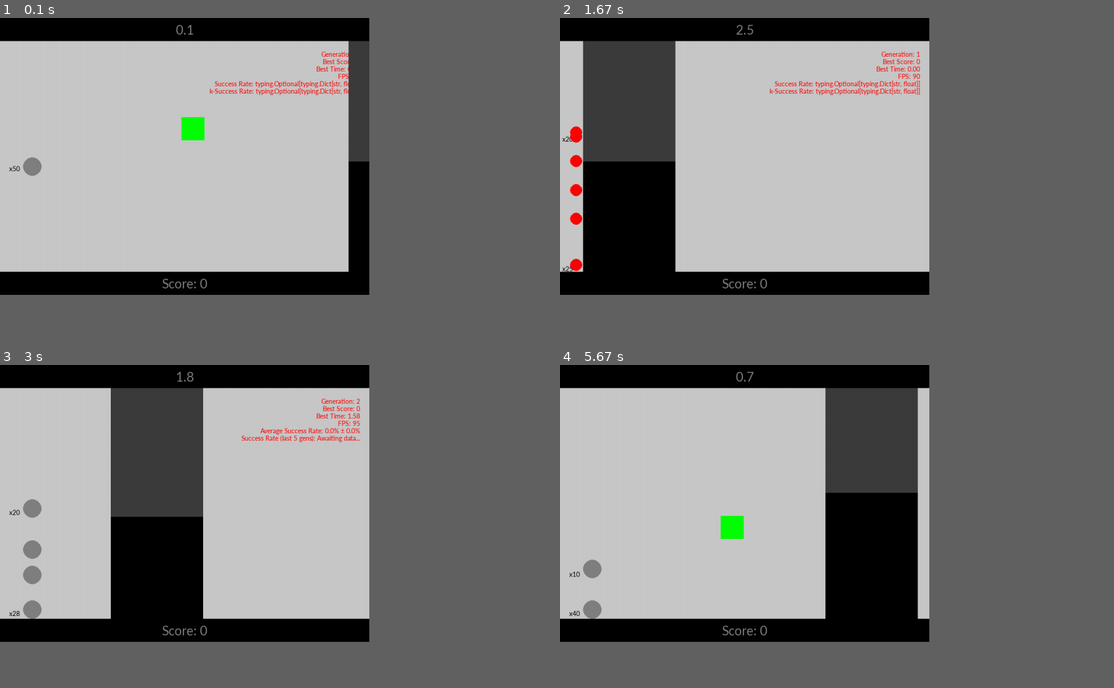
Above: before the commit, frames 1-4 (two rows, left to right).
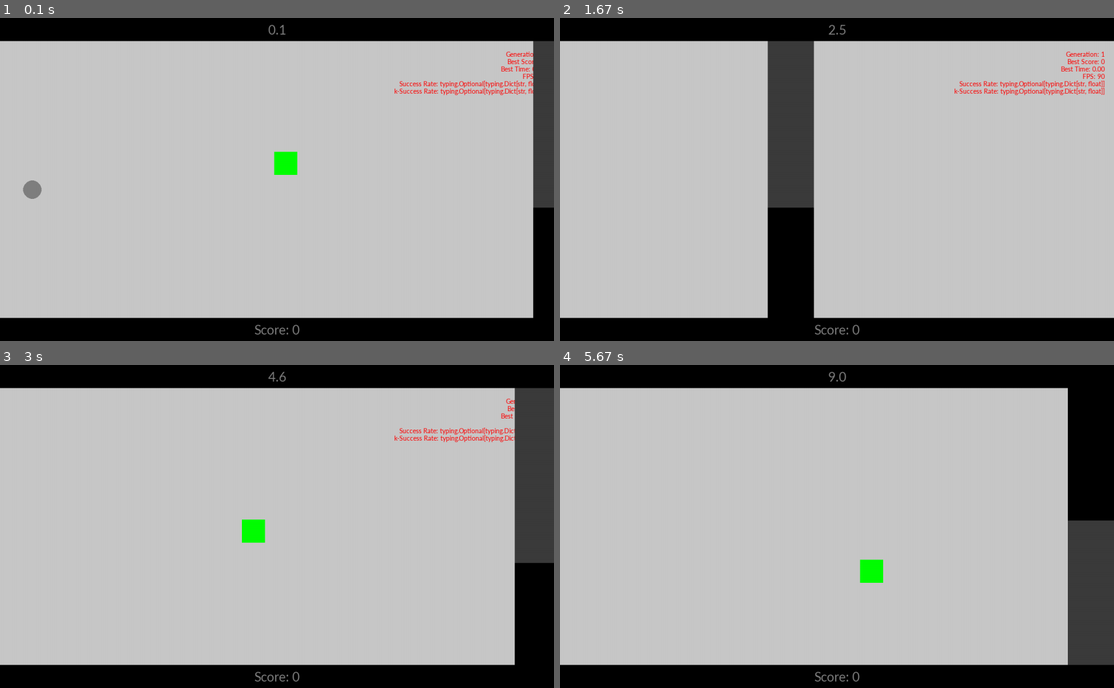
Above: after the commit, the same moments.

Repository: philmuri/GA-project
Game: pygame game, started from src/main.py
Same seed, same stepped clock (60 frames per second), same inputs: the game is played once before the commit and once after it.
Inputs:
- Up to frame 1 (0.1 s): no input
- Up to frame 2 (1.67 s): tap Enter at 0.33 s
- Up to frame 3 (3 s): tap E at 1.67 s
- Up to frame 4 (5.67 s): tap I at 3 s; tap Space at 4.33 s; tap E at 4.67, 5, 5.4 s
In our replay, the window is 600x450 before the commit and 900x525 after it. These sizes can differ from the game's own. Grey fills any space a smaller window leaves; there, only what the larger window draws over its background counts as a difference.

The runs differ from the first frame. In frame 1, 23% of the frame differs, in the area x 0-100%, y 0-100%; in frame 2, 34%; in frame 3, 34%; in frame 4, 34%.

Commit message:
fix: revamped the NN vision, removed one of the input parameters, made ground dangerous

Diff:
--- a/src/common/key.py
+++ b/src/common/key.py
@@ -1,14 +1,15 @@
 import pygame as pg
 import numpy as np
-from src.common.settings import KEY_COLOR, KEY_SIZE, PLAYER_START_POS, HEIGHT, WIDTH, BASE_HEIGHT, OBSTACLE_SPEED
+from src.common.settings import KEY_COLOR, KEY_SIZE, HEIGHT, WIDTH, OBSTACLE_SPEED
 from src.common.obstacle import Obstacle
 
 
 class Key():
     def __init__(self) -> None:
-        self.x = np.random.randint(PLAYER_START_POS + 100, WIDTH - 100)
-        self.y = np.random.randint(BASE_HEIGHT + 50, HEIGHT - BASE_HEIGHT - 50)
         self.size = KEY_SIZE
+        # key spawns randomly in the inner 33% part of screen dimensions
+        self.x = np.random.randint(WIDTH // 3, 2 * WIDTH // 3)
+        self.y = np.random.randint(HEIGHT // 3, 2 * HEIGHT // 3)
         self.is_collected = False
 
     def draw(self, screen) -> None:
--- a/src/common/player.py
+++ b/src/common/player.py
@@ -2,7 +2,7 @@
 import random
 import time
 import pygame as pg
-from src.common.settings import PLAYER_RADIUS, PLAYER_COLOR, …(160 unchanged characters)… P_COOLDOWN, GAME_FPS, DECISION_THRESHOLD
+from src.common.settings import PLAYER_RADIUS, PLAYER_COLOR, …(160 unchanged characters)… P_COOLDOWN, GAME_FPS, DECISION_THRESHOLD, FITNESS_WEIGHT_SCORE, FITNESS_WEIGHT_KEYSCORE
 from src.common.obstacle import Obstacle
 from src.common.gate import Gate
 from src.common.key import Key
@@ -21,14 +21,16 @@
         self.init_time = time.time()
         self.time_alive = 0
         self.score = 0
-        self.is_AI = is_AI
+        self.keyscore = 0
+        self.is_AI = is_AI  # NOTE: bit silly to define as new attribute
         # AI-only attributes:
         if self.is_AI:
             self.dy_bottom = 0
             self.dy_top = 0
             self.dx = 0
-            self.dy_ground = 0
-            self.weights_input = np.random.normal(0, scale=0.1, size=(6, 4))
+            self.dy_key = 0
+            self.dx_key = 0
+            self.weights_input = np.random.normal(0, scale=0.1, size=(7, 4))
             self.weights_hidden = np.random.normal(0, scale=0.1, size=(4, 1))
 
     def draw(self, screen) -> None:
@@ -38,11 +40,11 @@
         else:
             self.animation(screen)
 
-    def update(self, obstacle: Obstacle, fps: int = GAME_FPS) -> None:
+    def update(self, obstacle: Obstacle, key: Key, fps: int = GAME_FPS) -> None:
         if self.is_alive:
             # If AI toggled, handle AI jumping
             if self.is_AI:
-                self.NN_update(obstacle)
+                self.NN_update(obstacle, key)
                 if self.NN_jump():
                     self.jump(fps)
         # Handle ground collision and gravity
@@ -74,13 +76,15 @@
                 dy = self.y - \
                     max(obstacle.y - obstacle.height, min(self.y, obstacle.y))
 
-        return (dx**2 + dy**2 < self.radius**2) or (self.y - self.radius <= BASE_HEIGHT)
+        return (dx**2 + dy**2 <= self.radius**2) or (self.y - self.radius <= BASE_HEIGHT) or (self.y + self.radius >= HEIGHT - BASE_HEIGHT)
 
     def is_touching(self, key: Key):
-        dx = self.x - \
-            max(key.x, min(self.x, key.x + key.size))
-        dy = self.y - max(key.y, min(self.y, key.y + key.size))
-        return (dx**2 + dy**2 <= self.radius**2)
+        if self.is_AI:
+            return (self.dx_key**2 + self.dy_key**2 <= self.radius**2)
+        else:
+            dx = self.x - max(key.x, min(self.x, key.x + key.size))
+            dy = self.y - max(key.y, min(self.y, key.y + key.size))
+            return (dx**2 + dy**2 <= self.radius**2)
 
     def animation(self, screen):
         if (self.x + self.radius >= 0) or self.radius >= 0:
@@ -92,12 +96,14 @@
             self.x = -self.radius
             self.is_animating = False
 
-    def NN_update(self, obstacle: Obstacle):
+    def NN_update(self, obstacle: Obstacle, key: Key):
         """
         Updates player distances to ceiling and obstacles (AI player vision)
         """
         self.dx = obstacle.x - self.x
-        self.dy_ground = HEIGHT - BASE_HEIGHT - self.y
+        self.dx_key = self.x - max(key.x, min(self.x, key.x + key.size))
+        self.dy_key = self.y - max(key.y, min(self.y, key.y + key.size))
+
         # NOTE: Think more about the stuff below. Draw sketch
         if obstacle.category == 'bottom':
             self.dy_top = self.y - BASE_HEIGHT
@@ -112,7 +118,8 @@
                  self.dx,
                  self.dy_bottom,
                  self.dy_top,
-                 self.dy_ground]
+                 self.dx_key,
+                 self.dy_key]
         hidden_layer_in = np.dot(genes, self.weights_input)
         hidden_layer_out = self.sigmoid(hidden_layer_in)
         output_layer_in = np.dot(hidden_layer_out, self.weights_hidden)
@@ -129,9 +136,6 @@
         self.is_alive = False
         self.is_animating = True
         self.time_alive = round(time.time() - self.init_time, 3)
-
-    def fitness(self):  # NOTE: unused
-        return self.time_alive
 
     def mutate(self):
         for nw in range(len(self.weights_input)):
@@ -150,3 +154,11 @@
         # NOTE: Consider if adaptive step-size / learning rate is possible
         learning_rate = MUTATION_SIZE * np.random.uniform(-0.25, 0.25)
         return learning_rate
+
+    def fitness(self):
+        # Returns the normalized weighted sum of performance metrics
+        # These include:
+        #   Score (essentially the normalized time alive)
+        #   Keys collected
+        # Player that collects the key is awarded more points
+        return (FITNESS_WEIGHT_SCORE * self.score + FITNESS_WEIGHT_KEYSCORE * self.keyscore)
--- a/src/common/settings.py
+++ b/src/common/settings.py
@@ -1,8 +1,8 @@
-# Constants: General
-WIDTH = 800
-HEIGHT = 600
+# - Constants: General -
+WIDTH = 1200
+HEIGHT = 700
 BASE_HEIGHT = 50
-OBSTACLE_WIDTH = 200
+OBSTACLE_WIDTH = 100
 OBSTACLE_HEIGHT_MIN = 200
 OBSTACLE_HEIGHT_MAX = 300
 BG_COLOR = (200, 200, 200)
@@ -20,8 +20,8 @@
 PLAYER_START_POS = 70
 PLAYER_START_HEIGHT = HEIGHT // 2
 PLAYER_RADIUS = 20
-# tied to GAME_FPS; actual cd is = PLAYER_JUMP_COOLDOWN when GAME_FPS = 60
-PLAYER_JUMP_COOLDOWN = 0.5
+# PLAYER_JUMP_COOLDOWN tied to GAME_FPS; actual cd is = PLAYER_JUMP_COOLDOWN when GAME_FPS = 60
+PLAYER_JUMP_COOLDOWN = 0.3
 PLAYER_COLOR = (128, 128, 128)
 PLAYER_DEATH_COLOR = (255, 0, 0)
 
@@ -30,22 +30,24 @@
 FONT_SIZE = 16
 FONT_TYPE = 'Calibri'
 
-# Constants: AI
-is_AI = True
+# - Constants: AI -
+is_AI = False
 MAX_GENERATIONS = 100
-POPULATION_SIZE = 50
+POPULATION_SIZE = 30
+# - Mutation & Crossover -
 MUTATION_CHANCE = 0.5  # mutation probability per weight
 MUTATION_SIZE = 0.5  # value of 1 gives up to +-0.25 to weights
 KEEP_PARENTS = 2
-# The sum of the following must be below 1
-# The remainder 1 - CROSSOVER_RATE - CROSS_GENERATION_RATE is for cloning and culling
 CROSSOVER_RATE = 0.3
 CROSS_GENERATION_RATE = 0.3
-# culling: number of generations before partly randomizing genes if no performance improvement since
-RESET_THRESHOLD = 10
-# threshold in range [0,1] to pass prediction for player to jump. determined empirically to achieve a
-# balance between cautiosness and aggressiveness in jumping
+# NOTE: The remainder 1 - CROSSOVER_RATE - CROSS_GENERATION_RATE is for cloning and culling
+RESET_THRESHOLD = 10  # partially reset population genes after some generations
+# - Other -
 DECISION_THRESHOLD = 0.5
+# NOTE: threshold in range [0,1] to pass prediction for player to jump. determined empirically to achieve a
+#   balance between cautiosness and aggressiveness in jumping
 LOSS_PENALTY = 1  # death/loss scaling relative to score points
-# Evaluation/performance metrics:
+# Evaluation metrics:
 EM_KSUCCESS = 5  # last k generations for jump success rate evaluation
+FITNESS_WEIGHT_SCORE = 1  # fitness weight for passing obstacle
+FITNESS_WEIGHT_KEYSCORE = 10  # fitness weight for collecting key
--- a/src/main.py
+++ b/src/main.py
@@ -266,7 +266,7 @@
             if c.is_AI:
                 display_overlaps(screen, population=population, min_overlaps=2)
                 for i, _ in enumerate(population):
-                    _.update(obstacle, fps=game_fps)
+                    _.update(obstacle=obstacle, key=key, fps=game_fps)
                     _.draw(screen)
                     if _.x >= + obstacle.x + obstacle.width and not obstacle_flags[i]:
                         _.score += 1
@@ -274,7 +274,7 @@
                     if _.score > gen_score:
                         gen_score = _.score
             else:
-                user_player.update(obstacle, fps=game_fps)
+                user_player.update(obstacle=obstacle, key=key, fps=game_fps)
                 user_player.draw(screen)
             obstacle.draw(screen)
             gate.draw(screen)
@@ -305,6 +305,9 @@
                     else:
                         game_running = False
             else:
+                if user_player.is_touching(key):
+                    key.is_collected = True
+                    gate.is_open = True
                 if user_player.is_colliding(obstacle=obstacle, gate=gate):
                     user_player.kill()
                     if user_player.is_animating:
@@ -407,10 +410,10 @@
 
 """
 List of things to add:
+- (0!) New performance metric: Keys collected by player. Incorporate this in the now multi-objective fitness function in Player class
 - (1) Storing dictionairy data as .csv before quitting game, along with a copy of constants.py settings. Name files by number starting from 1 and up
-- (2!) User-mode and AI-mode toggle (through command line for now; later add UI)
-- (3!) Make game even more challenging, e.g. by adding door keys that need to be collected before player can pass through obstacle slit
-- (0) Incorporate more complex evaluation metrics like average time survived, time survived distribution for generation + total (plot on screen?)
+- (2) User-mode and AI-mode toggle (through command line for now; later add UI)
+- (3!) Incorporate more complex evaluation metrics like average time survived, time survived distribution for generation + total (plot on screen?)
 
 
 (!): Challenging
Not shown, changed: README.md
